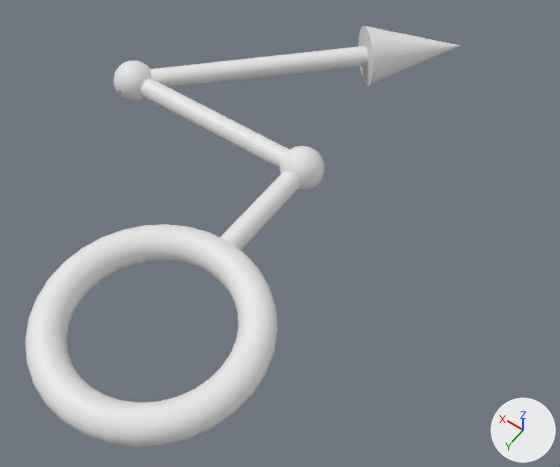
An edit to the OBJ model Assets/Modules/Azure/Assets/Arrows/Arrow-027.obj, drawn before and after from the same camera.
Rendered twice from a 50 mm camera at (-1.29, 0.98, 2.55) aimed at (-0.08, -0.72, -0.12). Lighting does not change. The marker at lower right points along +X, +Y and +Z. Where no turn or scale is listed for an object, it has been applied to the vertices. Vertices at the same position are counted once.

In view in the first picture: 'Arrow-027'.
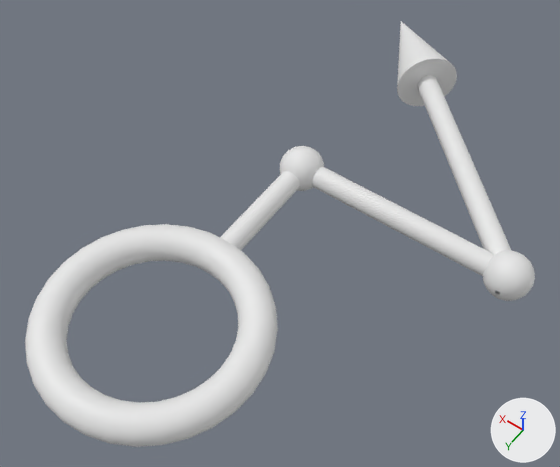
Boxes [x1, y1, x2, y2] around the edits, measured in the pictures (560 x 467 px; the box of a moved part takes in the faces that stretch with it):
'Arrow-027', reshaped (17% wider)
    before: [25, 26, 460, 447]
    after: [25, 22, 535, 447]
part 1 of me_arrow_027, moved or reshaped
    before: [358, 26, 460, 86]
    after: [397, 22, 457, 106]
part 2 of me_arrow_027, added
    after: [483, 251, 535, 301]
part 3 of me_arrow_027, deleted
    before: [113, 60, 151, 102]
part 4 of me_arrow_027, moved or reshaped
    before: [140, 46, 368, 169]
    after: [312, 75, 512, 276]

The change, as a diff of the scene's bpy script:
```diff
--- a/Assets/Modules/Azure/Assets/Arrows/Arrow-027.obj.py
+++ b/Assets/Modules/Azure/Assets/Arrows/Arrow-027.obj.py
@@ me_arrow_027 @@
 # used by ob_arrow_027; location = (0.0, 0.0, 0.0)
-me_arrow_027.from_pydata(...)  # 3281 vertices, 3143 faces; spans x -0.47..1.1, y -2.18..0.47, z -0.15..0.15
+me_arrow_027.from_pydata(...)  # 3280 vertices, 3143 faces; spans x -1.1..0.47, y -2.18..0.47, z -0.15..0.15
+# me_arrow_027 part 1: the loose piece of 33 vertices spanning x -0.18..0.28, y -2.18..-1.72, z -0.15..0.15 is turned 180 degrees about the y axis through the mesh origin
+# me_arrow_027 part 2: a new loose piece of 1009 vertices spanning x -1.1..-0.9, y -1.1..-0.9, z -0.1..0.1
+# me_arrow_027 part 3: the loose piece of 1010 vertices spanning x 0.9..1.1, y -1.1..-0.9, z -0.1..0.1 is deleted
+# me_arrow_027 part 4
+# 92 vertices are removed from x -0.04..1.04, y -2.04..-0.95, z -0.05..0.05
+# 140 faces are deleted
+# 4 vertices move within x -0.02..0.02, y -1.1..-0.9, z 0.0
+# 42 vertices are added at x -1.04..0.03, y -2.03..-0.96, z -0.05..0.05
+# 32 new vertices lie (-1.0, 0.0, 0.0) away from vertices in x 0.0, y -1.05..-0.95, z -0.05..0.05
+# 18 new vertices lie (1.0, -1.0, 0.0) away from vertices in x -1.04..-0.96, y -1.04..-0.96, z -0.04..0.04
+# 140 new faces join them
```
